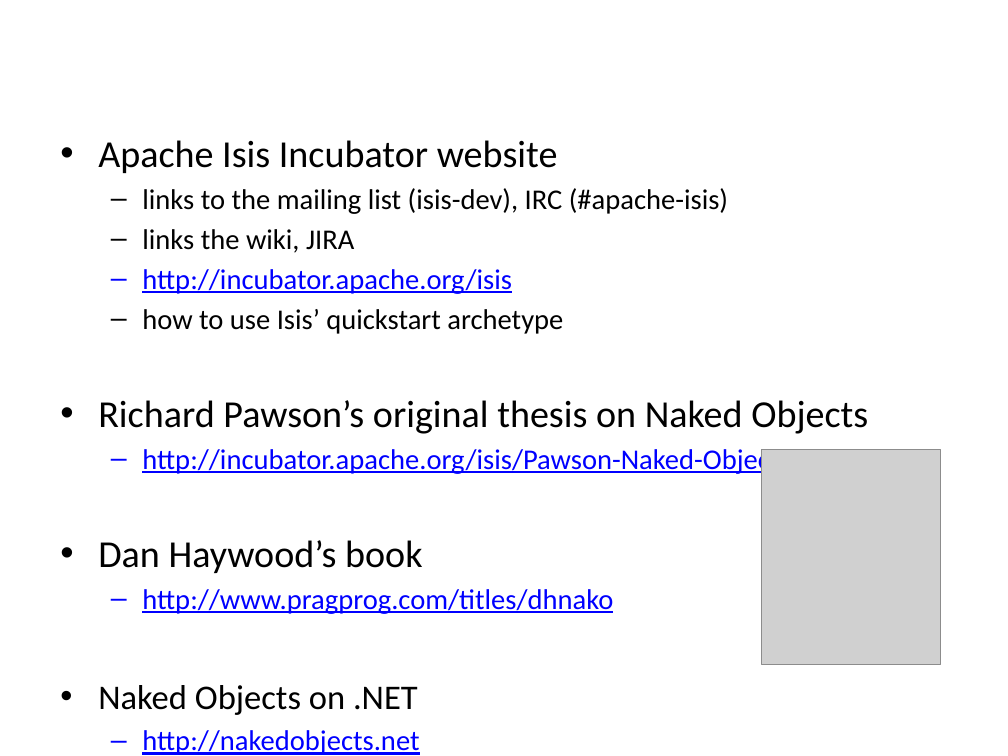
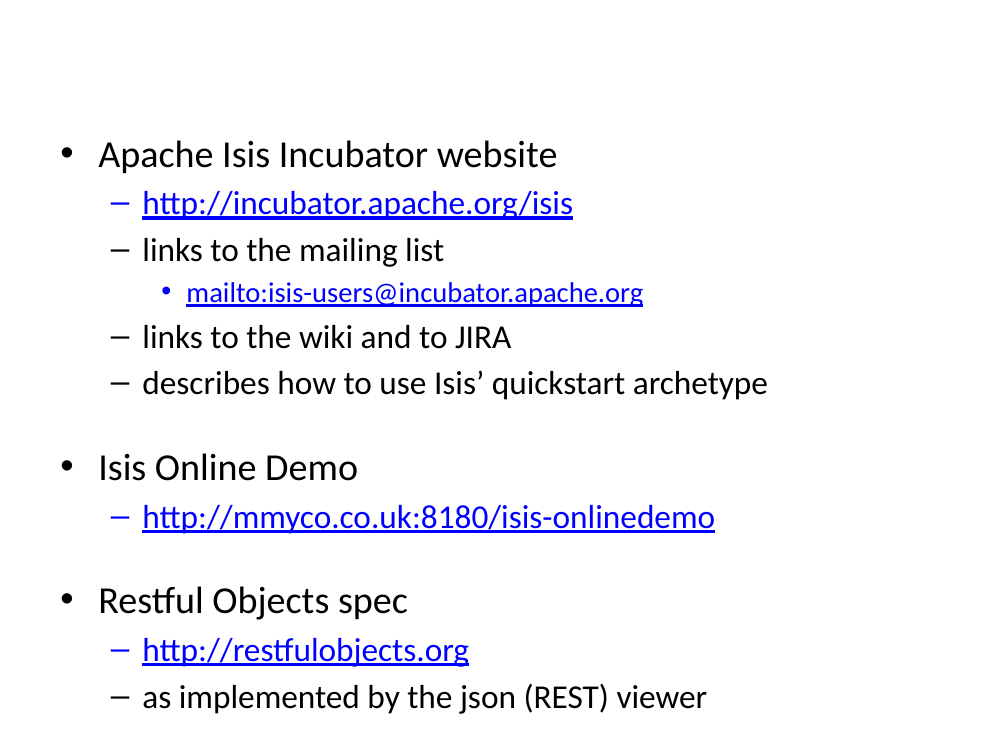
Before and after one commit to apache/causeway, a slide deck: slide 9 of src/site/resources/presentations/IntroducingApacheIsis.pptx. Drawn at 1008x756 pixels with LibreOffice and Linux fonts; fonts in the diff are those of the drawing; grey boxes stand for pictures; background and template pictures are left out. Boxes give left, top, right and bottom in pixels: in the first picture for what was removed or moved away, otherwise in the second. Text is boxed around its words. In the diff, an @@ line names an element or a change of style, - is before the commit and + after.

Commit message:
ISIS-107: updated Isis presentation materials for 0.2.0

```diff
--- a/src/site/resources/presentations/IntroducingApacheIsis.pptx
+++ b/src/site/resources/presentations/IntroducingApacheIsis.pptx
@@ text at [142,188,728,253]: paragraphs removed @@
-  – links to the mailing list (isis-dev), IRC (#apache-isis)
-  – links the wiki, JIRA
@@ text at [142,191,573,220]: size 20.4 to 23.8 pt in "http://incubator.apache.org/isis" @@
@@ text at [98,238,768,714]: text changed; size 20.4 to 23.8 pt; text colour #0000FF to #000000 @@
-  – how to use Isis’ quickstart archetype
-• Richard Pawson’s original thesis on Naked Objects
-  – http://incubator.apache.org/isis/Pawson-Naked-Objects-thesis.pdf
-• Dan Haywood’s book
-  – http://www.pragprog.com/titles/dhnako
-• Naked Objects on .NET
-  – http://nakedobjects.net
+  – links to the mailing list
+    • mailto:isis-users@incubator.apache.org
+  – links to the wiki and to JIRA
+  – describes how to use Isis’ quickstart archetype
+• Isis Online Demo
+  – http://mmyco.co.uk:8180/isis-onlinedemo
+• Restful Objects spec
+  – http://restfulobjects.org
+  – as implemented by the json (REST) viewer
@@ picture removed at [762,450,941,664] @@
```
Also in this commit, not shown: 5 other slides changed, 3 slides added, 8 other files.
